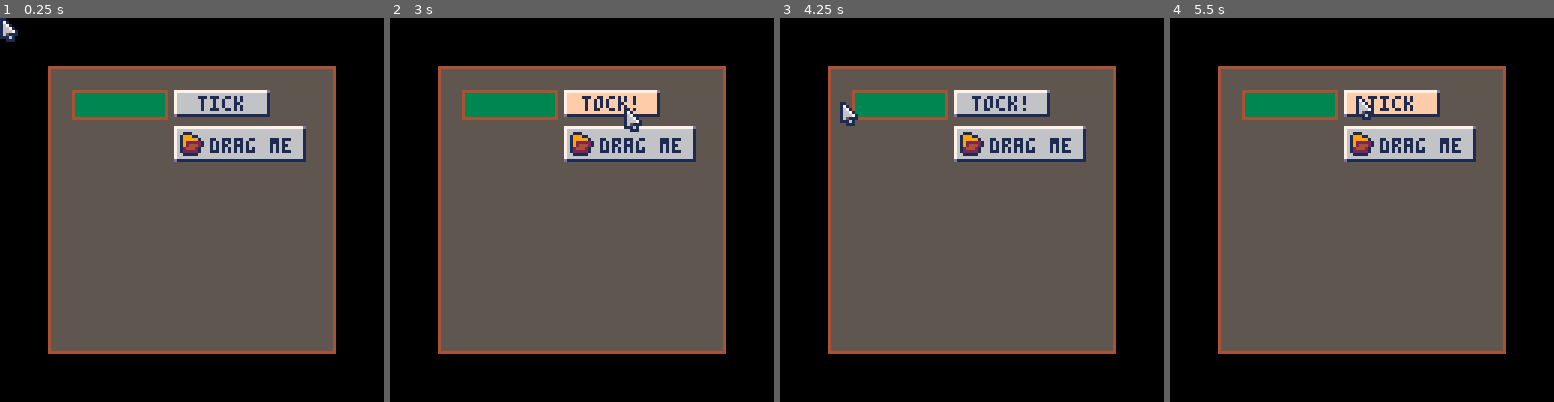
Above: before the commit, frames 1-4 (left to right).
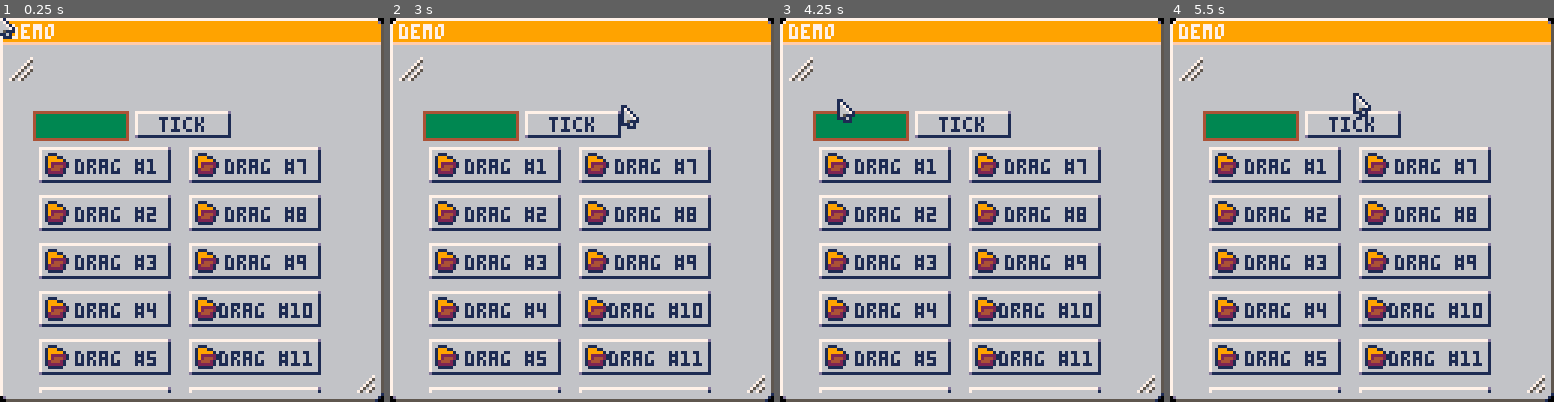
Above: after the commit, the same moments.

Repository: zet23t/pico8snippets
Game: PICO-8 cartridge uitk.p8
Same seed, same stepped clock (60 frames per second), same inputs: the game is played once before the commit and once after it.
Inputs (mouse positions are in pixels of both pictures, inside the frame that each line leads up to):
- Up to frame 1 (0.25 s): no input
- Up to frame 2 (3 s): tap X (X key) at 0.33, 1.07, 1.85, 2.97 s; click (670, 121) at 0.67 s; tap O (Z key) at 0.7, 1.7, 2.1, 2.5, 2.9 s; click (436, 267) at 1.22 s; hold Right 1.6-2.1 s; click (497, 114) at 1.77 s; hold Up 2.15-2.42 s; click (562, 259) at 2.32 s; hold Right from 2.47 s (still down); click (624, 106) at 2.87 s
- Up to frame 3 (4.25 s): release Right at 3.03 s; hold Left 3.08-3.58 s; tap O (Z key) at 3.3, 3.7, 4.1 s; click (1075, 256) at 3.42 s; hold Down 3.63-3.97 s; click (841, 102) at 3.97 s; hold Right from 4.02 s (still down); tap X (X key) at 4.08 s
- Up to frame 4 (5.5 s): tap O (Z key) at 4.5, 4.9, 5.3 s; click (1292, 248) at 4.52 s; release Right at 4.68 s; hold Up 4.73-5.03 s; click (1354, 94) at 5.07 s; hold Left from 5.08 s (still down); tap X (X key) at 5.2 s

The runs differ from the first frame. In frame 1, 97% of the frame differs, in the area x 0-100%, y 0-100%; in frame 2, 98%; in frame 3, 97%; in frame 4, 98%.

Commit message:
Adding clipping and resizing test

Diff:
--- a/scripts/math.lua
+++ b/scripts/math.lua
@@ -1,3 +1,17 @@
+function clamp(min,max,v,...)
+	v = (v > max and max) or (v < min and min) or v
+	if ... then
+		return v, clamp(min,max,...)
+	end
+
+	return v
+end
+function lerp(t,a,b,...)
+	local x = t * b + a * (1 - t)
+	if ... then return x,lerp(t,...) end
+	return x
+end
+
 function round(x,...)
 	if not x then return end
 	return flr(x+.5),round(...)
--- a/scripts/uitk.lua
+++ b/scripts/uitk.lua
@@ -1,4 +1,8 @@
---mx,my,but = stat(32),stat(33),stat(34) ~= 0
+-- creates a new object that inherits all members from t (without overwriting anything)
+function proxy_instance(t)
+	return setmetatable({},{__index = t})
+end
+
 local function class()
 	local t = {}
 	local mt = {__index = t}
@@ -10,11 +14,21 @@
 
 ui_rect = class()
 
+cursor_normal = {id = 1, offset_x = -1, offset_y = -1}
+cursor_resize = {id = 17, offset_x = -4, offset_y = -4}
+cursor = cursor_normal
+
+function ui_tk_set_cursor(c)
+	cursor = c
+end
+
 function ui_tk_draw(root)
 	local x,y = ui_tk_get_mouse()
 	root:draw()
-	spr(1,x,y)
-end
+	clip()
+	spr(cursor.id,x+cursor.offset_x,y+cursor.offset_y)
+end
+
 local prev_mouse_down, mouse_down
 local was_mouse_pressed, was_mouse_released
 function ui_tk_update(root)
@@ -23,6 +37,8 @@
 	was_mouse_pressed = mouse_down and not prev_mouse_down
 	was_mouse_released = not mouse_down and prev_mouse_down
 	local hits = {}
+	root:recursive_trigger("layout_update_size")
+	root:recursive_trigger("layout_update")
 	root:collect_hits(x,y,hits)
 	root:update_flags(x,y,hits)
 	root:update(x,y)
@@ -95,6 +111,17 @@
 	end
 end
 
+function ui_rect:recursive_trigger(name, ...)
+	trigger(self.components, name, self, ...)
+	trigger(self.children, "recursive_trigger", name, ...)
+end
+
+function ui_rect:to_front()
+	if not self.parent then return end
+	del(self.parent.children,self)
+	add(self.parent.children,self)
+end
+
 function ui_rect:update(mx, my)
 	mx, my = mx - self.x, my - self.y
 	local mouse_over = self.flags.is_mouse_over
@@ -118,6 +145,7 @@
 function ui_rect:draw()
     trigger(self.components, "draw", self)
 	trigger(self.children, "draw")
+    trigger(self.components, "post_draw", self)
 end
 
 function ui_rect:to_world(x,y)
@@ -129,7 +157,7 @@
 end
 
 function ui_rect:add_component(cmp)
-    add(self.components, cmp)
+    return add(self.components, cmp)
 end
 
 function ui_rect:set_parent(p)
@@ -187,19 +215,23 @@
 end
 
 text_component = class()
-function text_component_new(text, color, t, r, b, l)
+function text_component_new(text, color, t, r, b, l, align_v, align_h)
 	return text_component.new {
 		text = text, color = color,
-		l = l or 0, r = r or 0, t = t or 0, b = b or 0
+		l = l or 0, r = r or 0, t = t or 0, b = b or 0,
+		align_v = align_v or 0.5,
+		align_h = align_h or 0.5
 	}
 end
 function text_component:draw(ui_rect)
 	local w = text_width(self.text)
 	local x,y = ui_rect:to_world(0,0)
 	local t,r,b,l = self.t, self.r, self.b, self.l
+	local maxpos_x = ui_rect.w - r - l
+	local maxpos_y = ui_rect.h - t - b
 	print(self.text,
-		x + l + (ui_rect.w - w - l - r) * .5,
-		y + t + (ui_rect.h - 6 - t - b) * .5 + 1, self.color)
+		x + l + self.align_v * maxpos_x - w * self.align_v,
+		y + t + self.align_h * maxpos_y - 6 * self.align_h + 1, self.color)
 end
 
 sprite_component = class()
@@ -214,3 +246,49 @@
 	local x,y = ui_rect:to_world(self.x,self.y)
 	spr(self.id, x, y, self.w, self.h)
 end
+
+drag_component = class()
+function drag_component_new()
+	return drag_component.new{}
+end
+function drag_component:is_pressed_down(ui_rect, mx, my)
+	ui_rect.x = mx - self.mx + ui_rect.x
+	ui_rect.y = my - self.my + ui_rect.y
+end
+function drag_component:was_pressed_down(ui_rect, mx, my)
+	self.mx, self.my = mx,my
+end
+
+clip_component = class()
+function clip_component_new(t,r,b,l)
+	return clip_component.new {t=t or 0,r=r or 0,b=b or 0,l=b or 0}
+end
+function clip_component:draw(ui_rect)
+	local x,y = ui_rect:to_world(self.l, self.t)
+	-- printc(x,y,ui_rect.w,ui_rect.h,#clip_stack)
+	clip_push(x, y,
+		ui_rect.w - self.l - self.r,
+		ui_rect.h - self.t - self.b, true)
+end
+function clip_component:post_draw()
+	clip_pop()
+end
+
+clip_stack = {}
+function clip_push(x,y,w,h,clip_previous)
+	if #clip_stack > 0 and clip_previous then
+		local px1,py1,px2,py2 = unpack(clip_stack[#clip_stack])
+		local x1, x2 = clamp(px1, px2, x, x + w)
+		local y1, y2 = clamp(py1, py2, y, y + h)
+		x,y,w,h = x1, y1, x2-x1, y2-y1
+	end
+	add(clip_stack, {x,y,w,h})
+	clip(x,y,w,h)
+end
+
+function clip_pop()
+	if #clip_stack == 0 then
+		return clip()
+	end
+	clip(unpack(deli(clip_stack,#clip_stack)))
+end
--- a/scripts/util.lua
+++ b/scripts/util.lua
@@ -35,5 +35,5 @@
 			w = w + 4
 		end
 	end
-	return w
+	return w - 1
 end
--- a/uitk.p8
+++ b/uitk.p8
@@ -3,17 +3,74 @@
 __lua__
 #include scripts/uitk.lua
 #include scripts/util.lua
+#include scripts/math.lua
 
 function _init()
 	ui_tk_enable_mouse()
 
+	-- a sprite that can be clicked. Used as parent for proxy objects
+	local button_skin = sprite9_component_new(16,0,8,8,2,2,2,2)
+	function button_skin:mouse_enter()
+		self.sx = 32
+	end
+	function button_skin:mouse_exit()
+		self.sx = 16
+	end
+	function button_skin:is_pressed_down()
+		self.sx = 24
+	end
+	function button_skin:was_released(rect)
+		self.sx = rect.flags.is_mouse_over and 32 or 16
+	end
+
+	local window_skin = sprite9_component_new(64,0,8,16,10,3,3,3)
+
+
 	-- the root element for everything
-	ui_root = ui_rect_new(16,16,96,96)
+	ui_root = ui_rect_new(0,0,128,128)
 	-- adding a rect fill component for the background
-	ui_root:add_component(rectfill_component_new(5,4))
+	ui_root:add_component(proxy_instance(window_skin))
+	local resizer = ui_rect_new(110,118,8,8, ui_root)
+	local resizer_icon = resizer:add_component(sprite_component_new(23))
+	function resizer_icon:mouse_enter()
+		ui_tk_set_cursor(cursor_resize)
+	end
+	function resizer_icon:mouse_exit()
+		ui_tk_set_cursor(cursor_normal)
+	end
+	function resizer_icon:layout_update(ui_rect)
+		ui_rect:to_front()
+		ui_rect.x = ui_rect.parent.w - ui_rect.w - 2
+		ui_rect.y = ui_rect.parent.h - ui_rect.h - 2
+	end
+	function resizer_icon:is_pressed_down(ui_rect, mx, my)
+		ui_rect.parent.w = mx - self.mx + ui_rect.parent.w
+		ui_rect.parent.h = my - self.my + ui_rect.parent.h
+		self:layout_update(ui_rect)
+	end
+	function resizer_icon:was_pressed_down(ui_rect, mx, my)
+		self.mx, self.my = mx,my
+	end
+
+	local t = ui_root:add_component(text_component_new("demo",7,1,2,2,3,0,0))
+	function t:update()
+		-- self.align_v = sin(time() * .25) * .5 + .5
+		-- self.align_h = cos(time() * .25) * .5 + .5
+	end
+
+	local window_content = ui_rect_new(3,13,100,10,ui_root)
+	window_content:add_component(sprite_component_new(23))
+	window_content:add_component {
+		layout_update = function(self, ui_rect)
+			ui_rect.w = ui_rect.parent.w - 3 - ui_rect.x
+			ui_rect.h = ui_rect.parent.h - 3 - ui_rect.y
+		end
+	}
+	window_content:add_component(clip_component_new())
+	-- if true then return end
 
 	-- a colored rectangle that reacts on mouse enter / exit
-	local btn = ui_rect_new(8,8,32,10,ui_root)
+	local btn = ui_rect_new(8,18,32,10,window_content)
 	local fill = rectfill_component_new(3,4)
 	function fill:mouse_enter()
 		self.fill = 4
@@ -24,22 +81,10 @@
 	btn:add_component(fill)
 
 	-- a button tht looks like a classic button
-	local btn = ui_rect_new(42,8,32,9,ui_root)
+	local btn = ui_rect_new(42,18,32,9,window_content)
 	-- a scale 9 for the background
-	local s9 = sprite9_component_new(16,0,8,8,2,2,2,2)
-	function s9:mouse_enter()
-		self.sx = 32
-	end
-	function s9:mouse_exit()
-		self.sx = 16
-	end
-	function s9:is_pressed_down()
-		self.sx = 24
-	end
-	function s9:was_released(rect)
-		self.sx = rect.flags.is_mouse_over and 32 or 16
-	end
-	btn:add_component(s9)
+
+	btn:add_component(proxy_instance(button_skin))
 
 	-- a text component for the caption
 	local t = text_component_new("tick",1)
@@ -49,29 +94,21 @@
 	btn:add_component(t)
 
 	-- a dragable button element
-	local btn = ui_rect_new(42,20,44,12,ui_root)
-	local s9 = sprite9_component_new(16,0,8,8,2,2,2,2)
-	function s9:mouse_enter()
-		self.sx = 32
+	local n = 1
+	for x=10,80,50 do
+		for y=30,110,16 do
+			local btn = ui_rect_new(x,y,44,12,window_content)
+			btn:add_component(proxy_instance(button_skin))
+			btn:add_component(drag_component_new())
+			btn:add_component(text_component_new("drag #"..n,1,0,0,0,8))
+			btn:add_component(sprite_component_new(5,2,2))
+			btn:add_component {
+				was_pressed_down = function(self, ui_rect)
+					ui_rect:to_front()
+				end}
+			n = n + 1
+		end
 	end
-	function s9:mouse_exit()
-		self.sx = 16
-	end
-	function s9:is_pressed_down(ui_rect, mx, my)
-		self.sx = 24
-		ui_rect.x = mx - self.mx + ui_rect.x
-		ui_rect.y = my - self.my + ui_rect.y
-	end
-	function s9:was_pressed_down(ui_rect, mx, my)
-		self.mx, self.my = mx,my
-	end
-	function s9:was_released(rect)
-		self.sx = rect.flags.is_mouse_over and 32 or 16
-	end
-	-- adding the scale 9, text and sprite component
-	btn:add_component(s9)
-	btn:add_component(text_component_new("drag me",1,0,0,0,8))
-	btn:add_component(sprite_component_new(5,2,2))
 end
 
 function _update()
@@ -82,15 +119,25 @@
 	cls()
 	ui_tk_draw(ui_root)
 end
+
+
 __gfx__
-00000000110000007777777d1111111d7777777d0111000011111111111001110000000000000000000000000000000000000000000000000000000000000000
-0000000017100000766666611ffffff77ffffff1199911001c6666c1188118810000000000000000000000000000000000000000000000000000000000000000
-0070070016710000766666611ffffff77ffffff1199999101c6666c1018888100000000000000000000000000000000000000000000000000000000000000000
-0007700016671000766666611ffffff77ffffff1192222211cccccc1001881000000000000000000000000000000000000000000000000000000000000000000
-0007700016667100766666611ffffff77ffffff1192444211c7777c1018888100000000000000000000000000000000000000000000000000000000000000000
-0070070016511100766666611ffffff77ffffff1124442101c7777c1188118810000000000000000000000000000000000000000000000000000000000000000
-0000000011161000766666611ffffff77ffffff1122222101ccccc10111001110000000000000000000000000000000000000000000000000000000000000000
-0000000000111000d1111111d7777777d11111110111110011111100000000000000000000000000000000000000000000000000000000000000000000000000
+00000000110000007777777d1111111d7777777d0111000011111111111001110077770000000000000000000000000000000000000000000000000000000000
+0000000017100000766666611ffffff77ffffff1199911001c6666c118811881079999d000000000000000000000000000000000000000000000000000000000
+0070070016710000766666611ffffff77ffffff1199999101c6666c1018888107999999500000000000000000000000000000000000000000000000000000000
+0007700016671000766666611ffffff77ffffff1192222211cccccc1001881007999999500000000000000000000000000000000000000000000000000000000
+0007700016667100766666611ffffff77ffffff1192444211c7777c1018888107999999500000000000000000000000000000000000000000000000000000000
+0070070016511100766666611ffffff77ffffff1124442101c7777c1188118817999999500000000000000000000000000000000000000000000000000000000
+0000000011161000766666611ffffff77ffffff1122222101ccccc10111001117999999500000000000000000000000000000000000000000000000000000000
+0000000000111000d1111111d7777777d11111110111110011111100000000007999999500000000000000000000000000000000000000000000000000000000
+00000000111111000000000000000000000000000000000000000000000000077ffffff500000000000000000000000000000000000000000000000000000000
+00000000177771000000000000000000000000000000000000000000000000757666666500000000000000000000000000000000000000000000000000000000
+00000000176610110000000000000000000000000000000000000000000007507666666500000000000000000000000000000000000000000000000000000000
+00000000166661d10000000000000000000000000000000000000000000075077666666500000000000000000000000000000000000000000000000000000000
+00000000161666d10000000000000000000000000000000000000000000750757666666500000000000000000000000000000000000000000000000000000000
+00000000110166d10000000000000000000000000000000000000000007507507666666100000000000000000000000000000000000000000000000000000000
+00000000001dddd10000000000000000000000000000000000000000075075000d66661000000000000000000000000000000000000000000000000000000000
+00000000001111110000000000000000000000000000000000000000750750000055510000000000000000000000000000000000000000000000000000000000
 __map__
 0000000000000000000000000000000000000000000000000000000000000000000000000000000000000000000000000000000000000000000000000000000000000000000000000000000000000000000000000000000000000000000000000000000000000000000000000000000000000000000000000000000000000000
 0000000000000000000000000000000000000000000000000000000000000000000000000000000000000000000000000000000000000000000000000000000000000000000000000000000000000000000000000000000000000000000000000000000000000000000000000000000000000000000000000000000000000000
